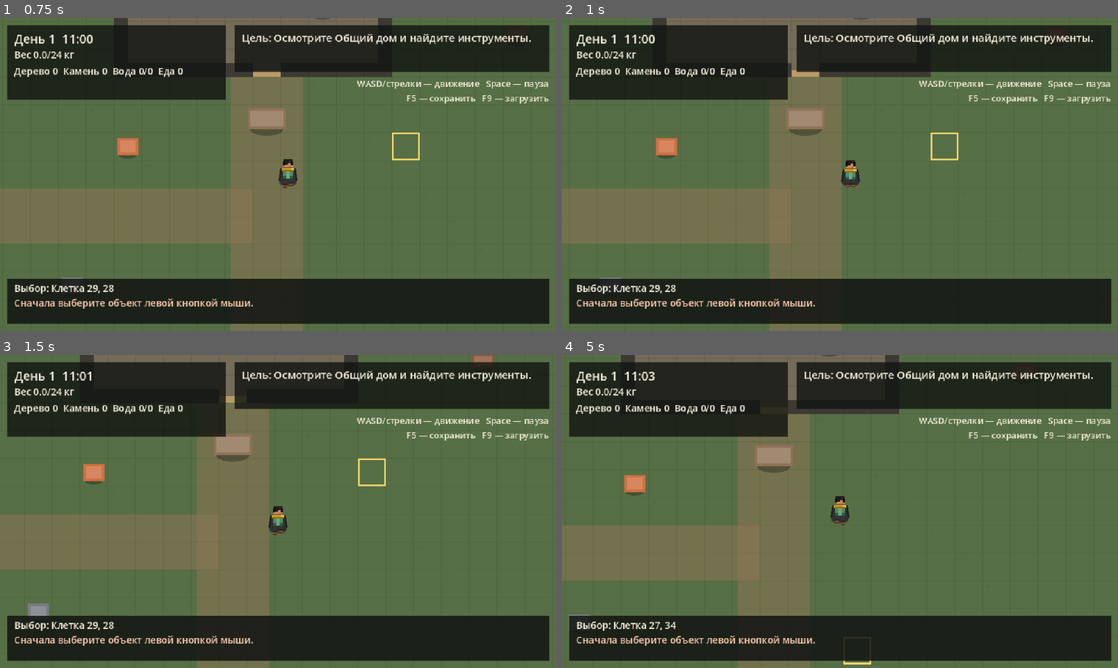
Above: before the commit, frames 1-4 (two rows, left to right).
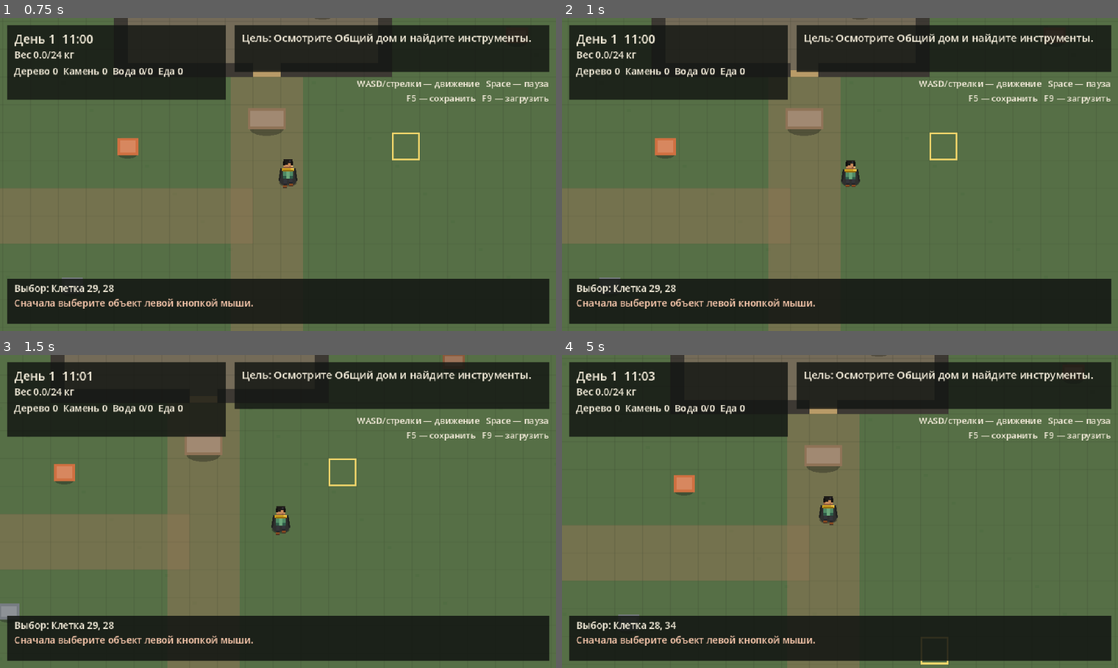
Above: after the commit, the same moments.

Repository: send-y/The_Last_Garden
Game: Godot game, scene res://src/main/main.tscn
Same seed, same stepped clock (60 frames per second), same inputs: the game is played once before the commit and once after it.
Inputs (mouse positions are in pixels of both pictures, inside the frame that each line leads up to):
- Up to frame 1 (0.75 s): tap Enter at 0.5 s; move the mouse to (400, 158) at 0.52 s; hold D (move_right) from 0.53 s (still down); hold E (interact) from 0.53 s (still down); click (400, 158) at 0.67 s
- Up to frame 2 (1 s): keep holding D (move_right); keep holding E (interact)
- Up to frame 3 (1.5 s): move the mouse to (166, 527) at 1.27 s; release D (move_right) at 1.28 s; release E (interact) at 1.28 s; hold S (move_down) from 1.28 s (still down); tap E (interact) at 1.35 s
- Up to frame 4 (5 s): move the mouse to (895, 442) at 2.02 s; release S (move_down) at 2.03 s; hold D (move_right) 2.03-2.78 s; hold E (interact) 2.03-2.78 s; move the mouse to (812, 574) at 2.77 s; hold W (move_up) 2.78-3.53 s; tap E (interact) at 2.85, 4.35 s; click (812, 574) at 2.92 s; move the mouse to (1006, 558) at 3.52 s; hold E (interact) 3.53-4.28 s; hold A (move_left) from 3.53 s (still down); move the mouse to (673, 464) at 4.27 s

Frame 1 is identical in both runs. In frame 2, 0.3% of the frame differs, in the area x 6-72%, y 0-100%; in frame 3, 7.9%; in frame 4, 11%, in the area x 1-70%, y 0-100%.

Commit message:
Disable collision for hidden NPCs

Diff:
--- a/game/src/world/interactable_view.gd
+++ b/game/src/world/interactable_view.gd
@@ -16,6 +16,7 @@
 var _target_position: Vector2
 var _walk_time: float = 0.0
 var _walk_frame: int = 0
+var _physical_body: AnimatableBody2D
 
 
 func configure(definition: Dictionary) -> void:
@@ -39,17 +40,17 @@
 	if kind == "npc":
 		_character_visual = CharacterVisualScene.new()
 		add_child(_character_visual)
-		var physical_body := AnimatableBody2D.new()
-		physical_body.collision_layer = 2
-		physical_body.collision_mask = 0
+		_physical_body = AnimatableBody2D.new()
+		_physical_body.collision_layer = 0
+		_physical_body.collision_mask = 0
 		var body_shape := CapsuleShape2D.new()
 		body_shape.radius = 6.0
 		body_shape.height = 20.0
 		var body_collision := CollisionShape2D.new()
 		body_collision.position = Vector2(0.0, 2.0)
 		body_collision.shape = body_shape
-		physical_body.add_child(body_collision)
-		add_child(physical_body)
+		_physical_body.add_child(body_collision)
+		add_child(_physical_body)
 		set_process(true)
 	else:
 		set_process(false)
@@ -81,6 +82,8 @@
 func refresh_from_state(snap: bool = false) -> void:
 	if kind == "npc":
 		visible = Session.is_npc_visible(object_id)
+		if _physical_body != null:
+			_physical_body.collision_layer = 2 if visible else 0
 		_target_position = Session.get_npc_position(object_id, position)
 		if snap or position.distance_to(_target_position) > NPC_SNAP_DISTANCE:
 			position = _target_position
Not shown, changed: docs/implementation/npc-needs-schedule-technical-plan.md
Not shown, changed: docs/roadmap.md
